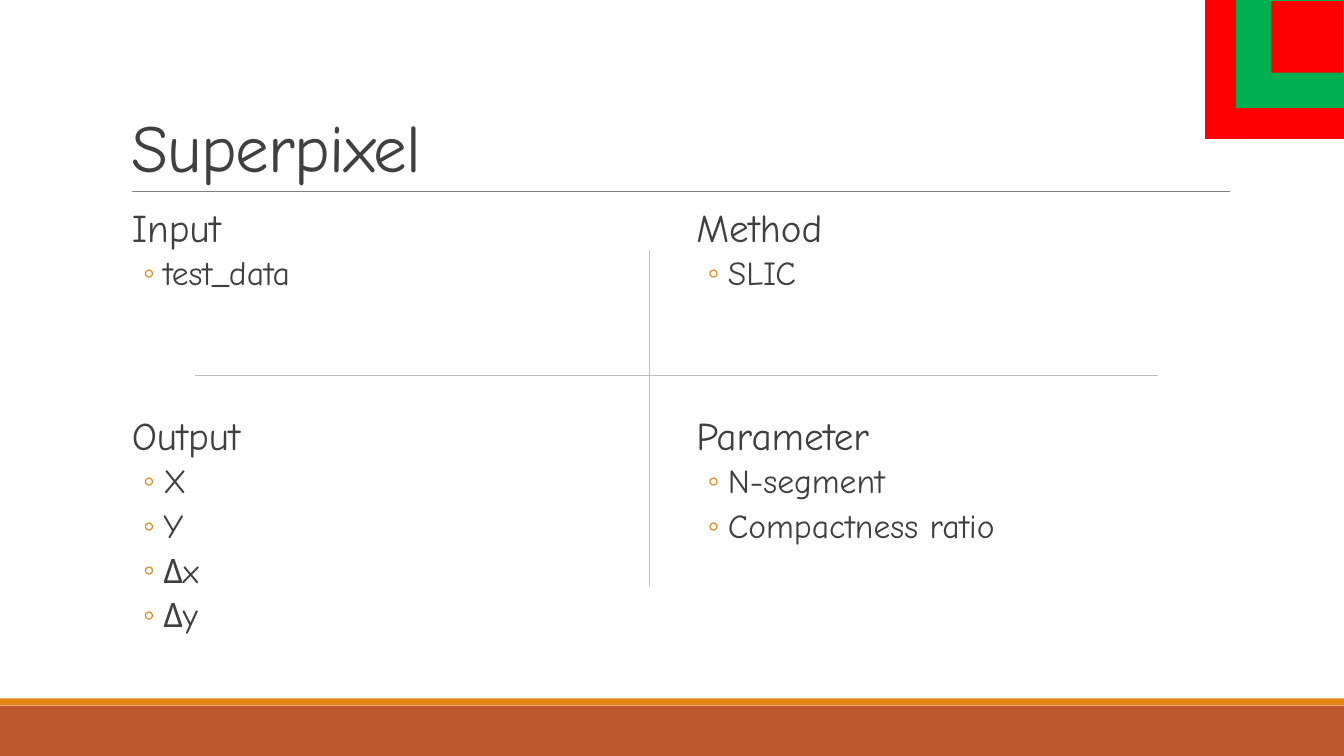
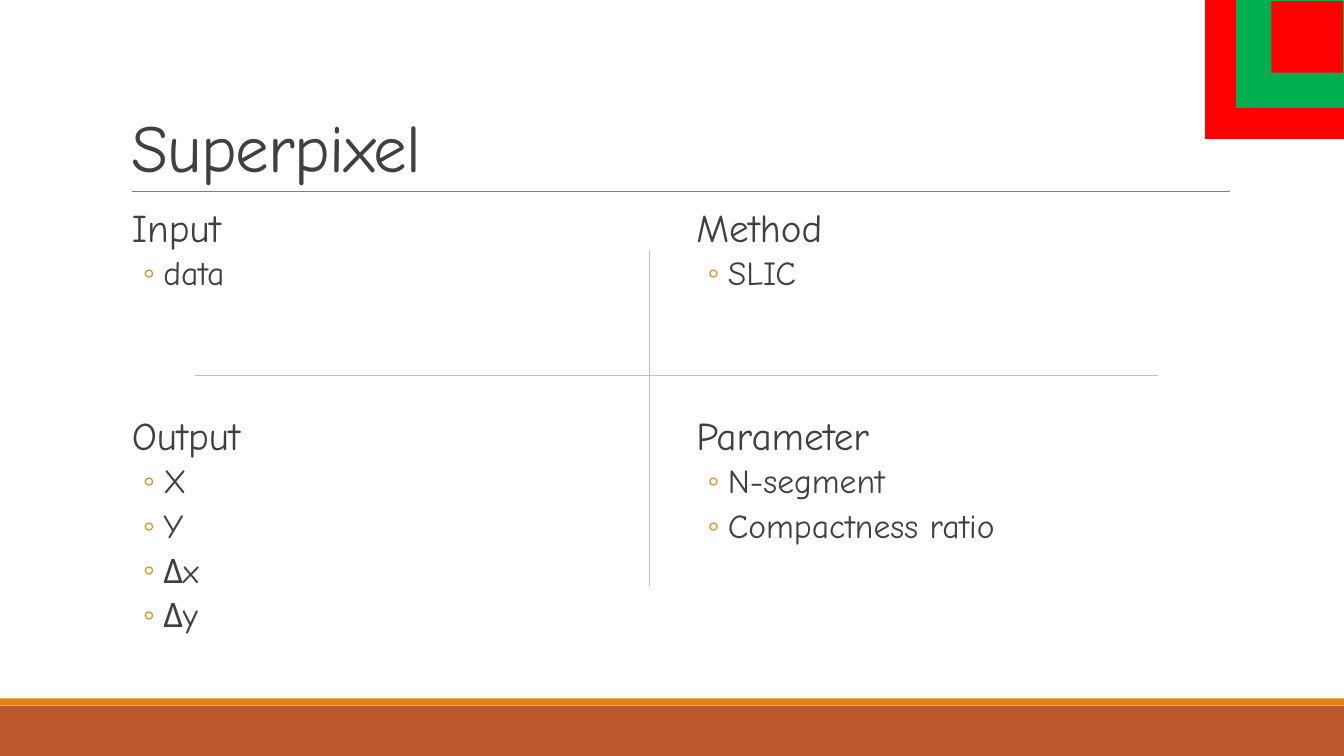
Before and after one commit to a98carey/Machine-Learning, a slide deck: slide 14 of machine_learning_Final.pptx (slide 18 before the commit). Drawn at 1344x756 pixels with LibreOffice and Linux fonts; fonts in the diff are those of the drawing. Boxes give left, top, right and bottom in pixels: in the first picture for what was removed or moved away, otherwise in the second. Text is boxed around its words. In the diff, an @@ line names an element or a change of style, - is before the commit and + after.

```diff
--- a/machine_learning_Final.pptx
+++ b/machine_learning_Final.pptx
@@ text at [163, 262, 224, 286]: text changed @@
-  ◦ test_data
+  ◦ data
```
Also in this commit, not shown: 4 other slides changed, 5 slides added, 6 slides removed.
